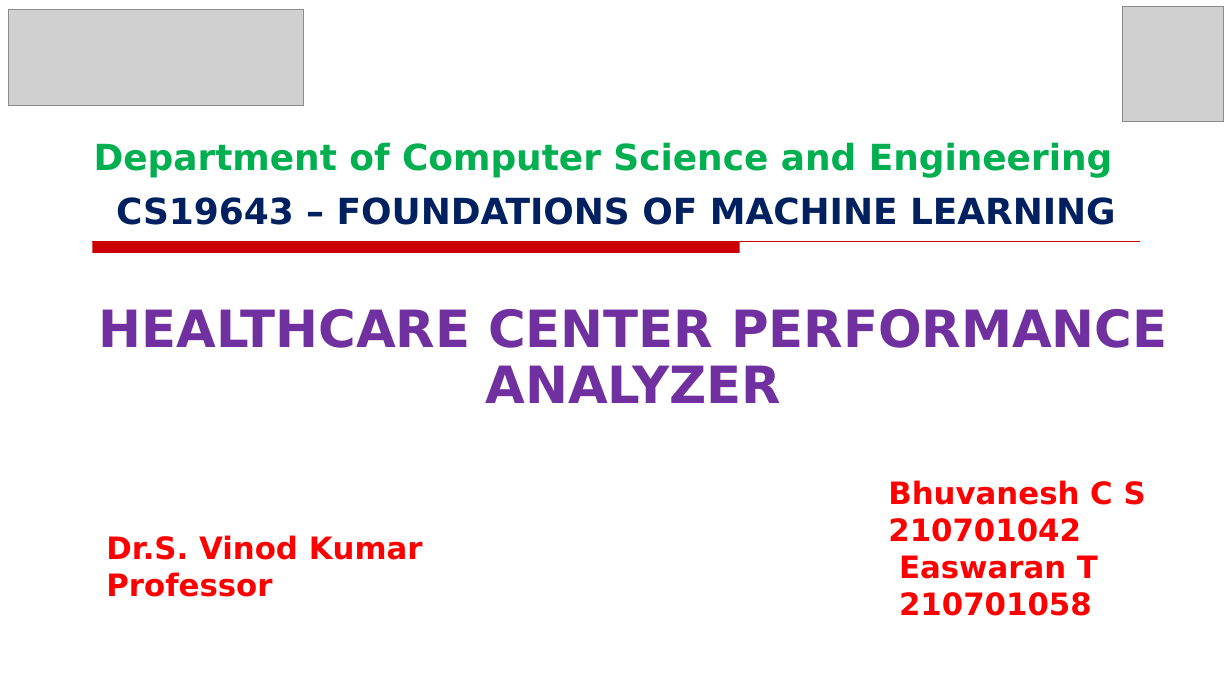
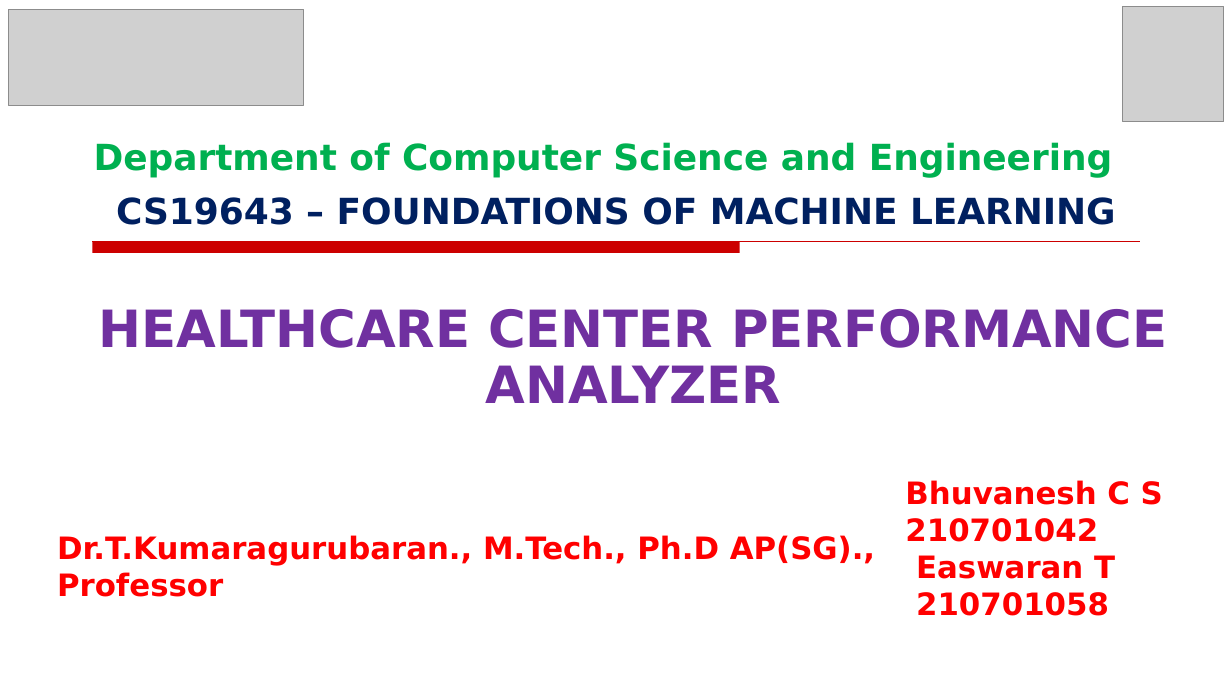
Before and after one commit to BHUVI17-rgb/210701042-GE19621-PRIEE, a slide deck: slide 1 of Mini Project/PPT/Healthcare Center Performance Analysis.pptx. Drawn at 1232x693 pixels with LibreOffice and Linux fonts; fonts in the diff are those of the drawing; grey boxes stand for pictures; background and template pictures are left out. Boxes give left, top, right and bottom in pixels: in the first picture for what was removed or moved away, otherwise in the second. Text is boxed around its words. In the diff, an @@ line names an element or a change of style, - is before the commit and + after.

```diff
--- a/Mini Project/PPT/Healthcare Center Performance Analysis.pptx
+++ b/Mini Project/PPT/Healthcare Center Performance Analysis.pptx
@@ text "Bhuvanesh C S": place and size @@
-text "Bhuvanesh C S" at <box>888,480,1146,616</box>
+text "Bhuvanesh C S" at <box>905,480,1163,616</box>
@@ text "Dr.T.Kumaragurubaran., M.Tech., Ph.D AP(SG).,": place and size @@
-text "Dr.T.Kumaragurubaran., M.Tech., Ph.D AP(SG).," at <box>106,535,423,597</box>
+text "Dr.T.Kumaragurubaran., M.Tech., Ph.D AP(SG).," at <box>57,535,875,597</box>
@@ text at <box>57,535,875,566</box>: text changed @@
-Dr.S. Vinod Kumar
+Dr.T.Kumaragurubaran., M.Tech., Ph.D AP(SG).,
```
Also in this commit, not shown: 3 other files.
